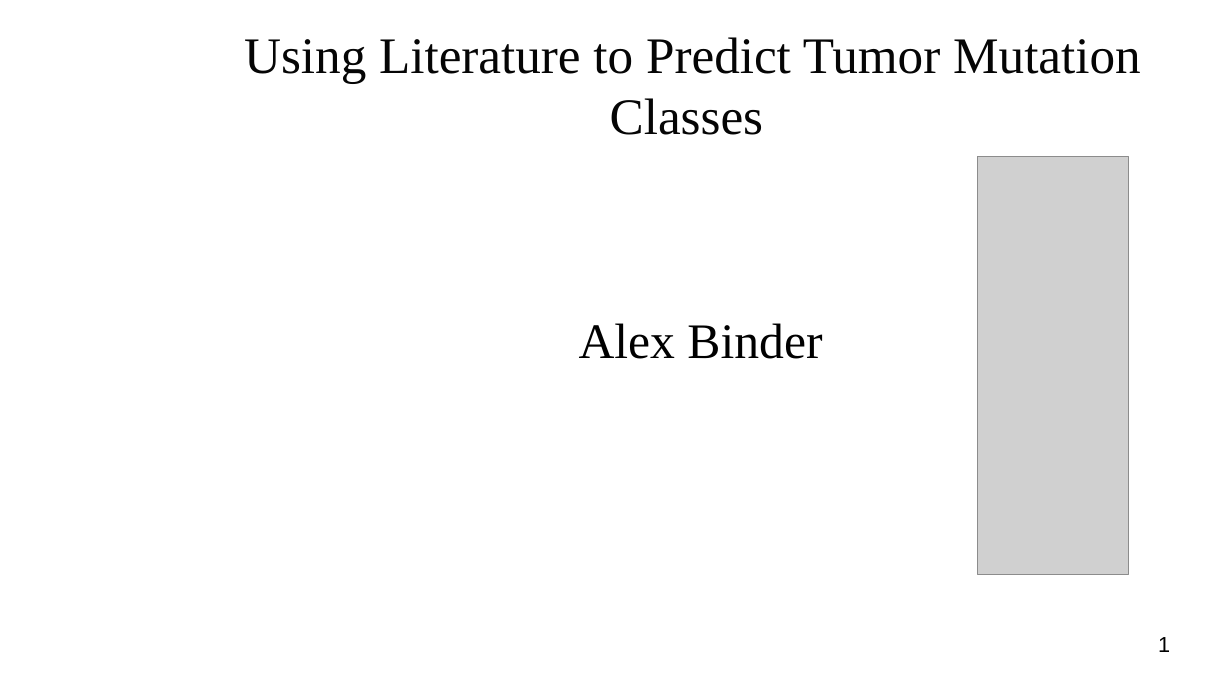
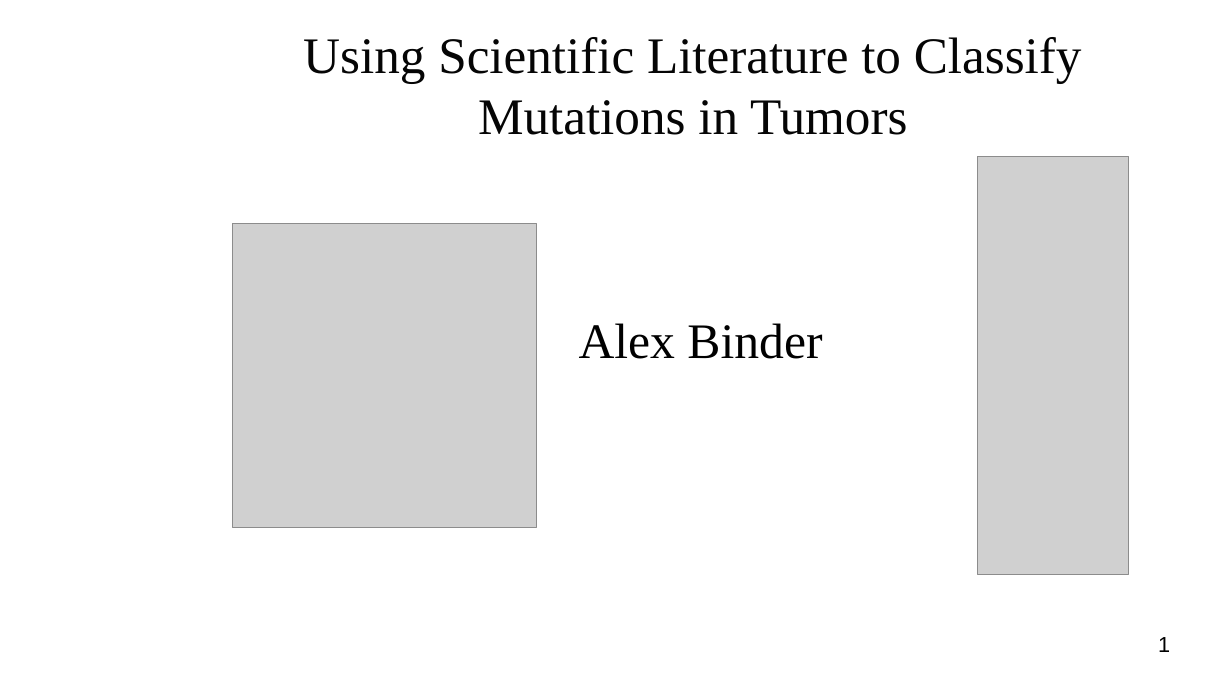
Before and after one commit to Shredder42/mutations, a slide deck: slide 1 of presentation.odp. Drawn at 1232x693 pixels with LibreOffice and Linux fonts; fonts in the diff are those of the drawing; grey boxes stand for pictures; background and template pictures are left out. Boxes give left, top, right and bottom in pixels: in the first picture for what was removed or moved away, otherwise in the second. Text is boxed around its words. In the diff, an @@ line names an element or a change of style, - is before the commit and + after.

```diff
--- a/presentation.odp
+++ b/presentation.odp
@@ title at [303,37,1082,135]: text changed @@
-Using Literature to Predict Tumor Mutation Classes
+Using Scientific Literature to Classify Mutations in Tumors
@@ picture added at [233,224,537,528] @@
```
Also in this commit, not shown: 5 other slides changed, 2 slides added, 1 slide removed, 1 other file.
